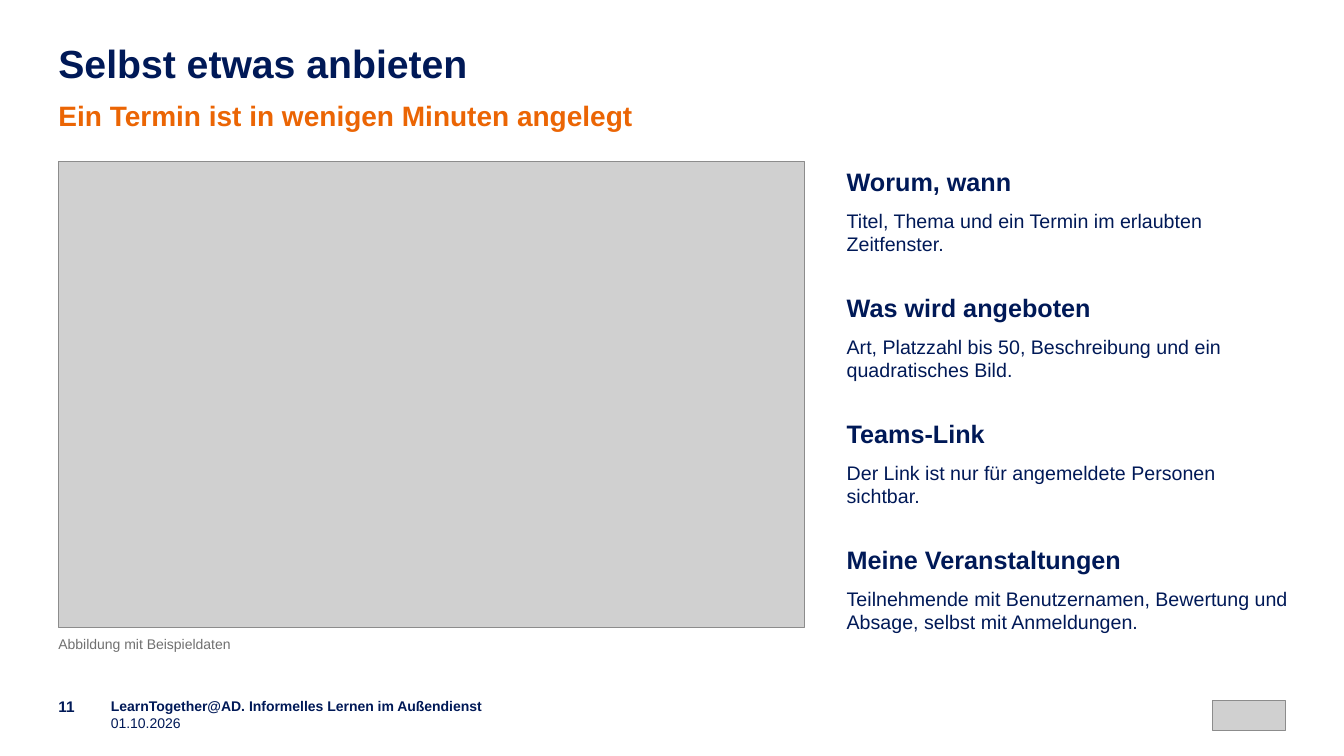
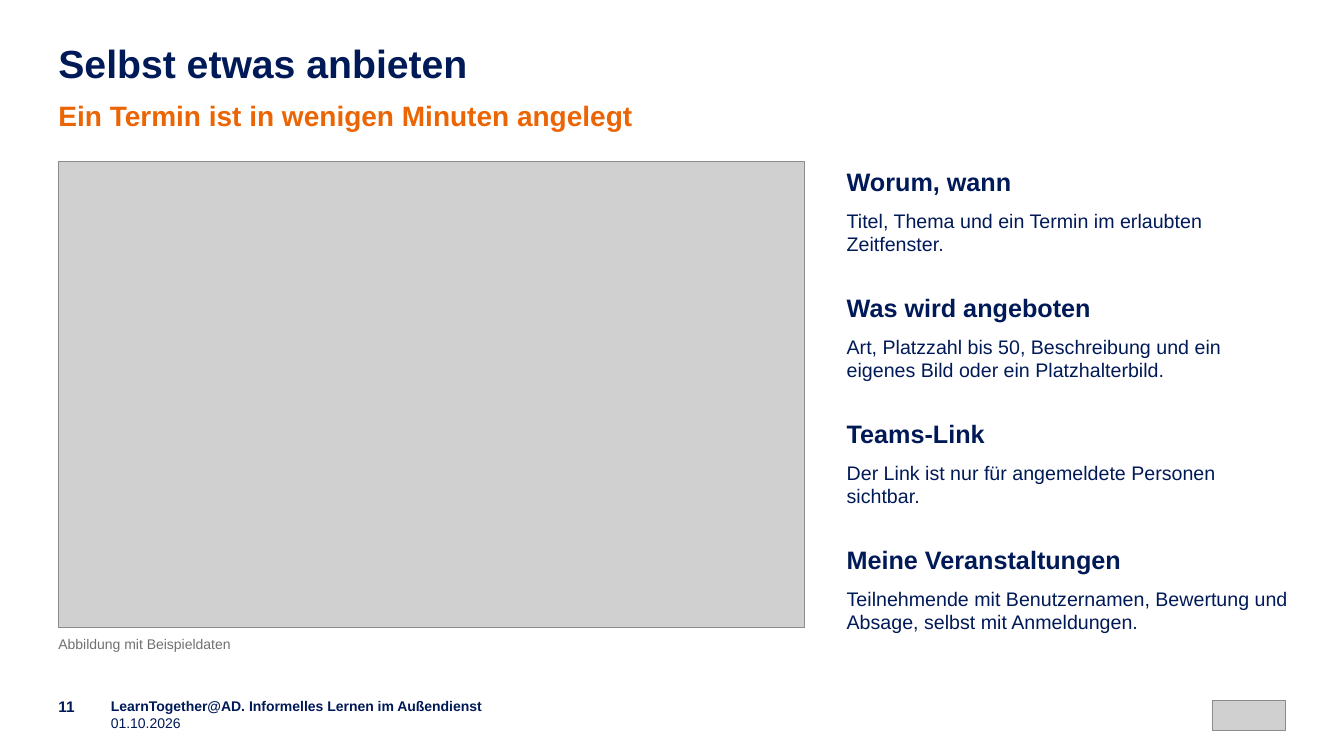
Before and after one commit to emplush/ruv_learntogether, a slide deck: slide 11 of docs/LearnTogether-AD_Praesentation.pptx. Drawn at 1344x756 pixels with LibreOffice and Linux fonts; fonts in the diff are those of the drawing; grey boxes stand for pictures. Boxes give left, top, right and bottom in pixels: in the first picture for what was removed or moved away, otherwise in the second. Text is boxed around its words. In the diff, an @@ line names an element or a change of style, - is before the commit and + after.

```diff
--- a/docs/LearnTogether-AD_Praesentation.pptx
+++ b/docs/LearnTogether-AD_Praesentation.pptx
@@ text at (x1=847, y1=339, x2=1221, y2=381): text changed @@
-Art, Platzzahl bis 50, Beschreibung und ein quadratisches Bild.
+Art, Platzzahl bis 50, Beschreibung und ein eigenes Bild oder ein Platzhalterbild.
```
Also in this commit, not shown: 15 other slides changed, 2 slides added.
